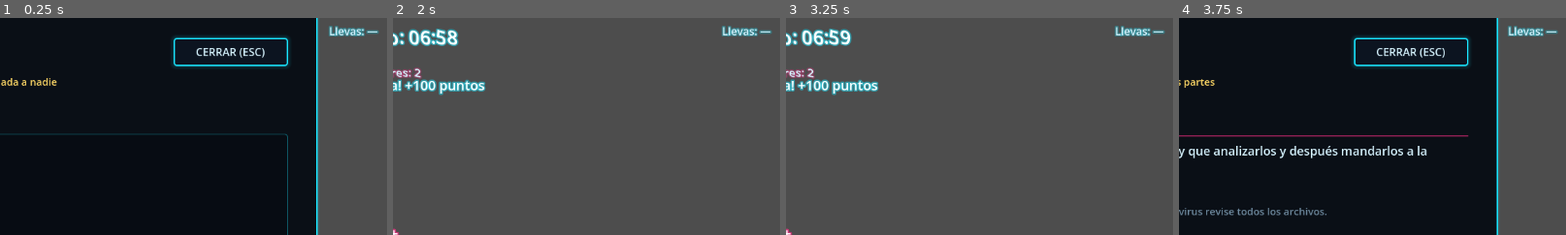
Above: before the commit, frames 1-4 (left to right).
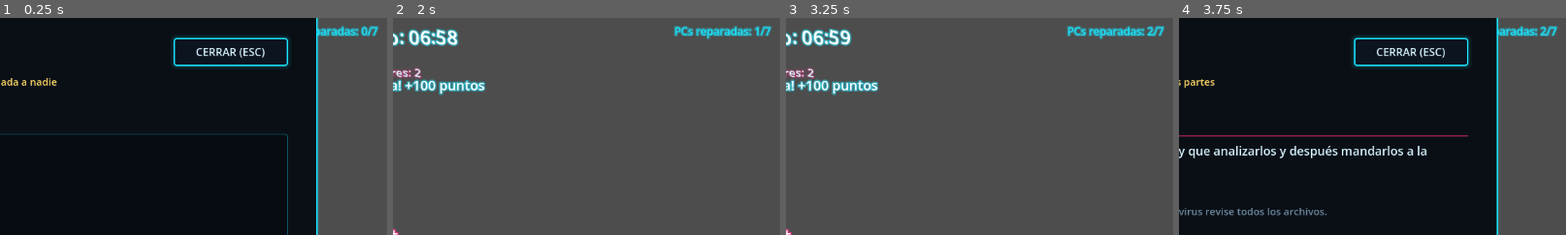
Above: after the commit, the same moments.

Repository: santiago9seijas-bit/juego-3-dtecnico
Game: Godot game, scene res://tests/test_software.tscn
The game is run twice, just before and just after one commit, with the same random seed, the same clock (stepped at 60 frames per second) and the same inputs. This scene is started directly instead of the project's main scene.
Inputs (mouse positions are % of the whole screen's width and height, from its top left):
- Up to frame 1 (0.25 s): no input
- Up to frame 2 (2 s): click "CERRAR (ESC)" at 0.5 s; tap Enter at 1.25 s; move the mouse to (72, 45) at 1.27 s; hold D (move_right) from 1.28 s (still down); hold E (interact) from 1.28 s (still down); click (72, 45) at 1.42 s; tap Space at 1.52 s
- Up to frame 3 (3.25 s): move the mouse to (45, 50) at 2.02 s; release D (move_right) at 2.03 s; release E (interact) at 2.03 s; hold W (move_forward) 2.03-2.78 s; tap 1 at 2.1 s; tap Space at 2.27, 2.75 s; move the mouse to (60, 28) at 2.77 s; hold D (move_right) from 2.78 s (still down); tap 2 at 2.85 s
- Up to frame 4 (3.75 s): tap Enter at 3.5 s; move the mouse to (49, 52) at 3.52 s; release D (move_right) at 3.53 s; hold W (move_forward) from 3.53 s (still down); tap E (interact) at 3.6 s; click (49, 52) at 3.67 s
The pictures show only the part of the screen within x 50-100%, y 1-51%; the shares and areas given below are measured in that part.

The runs differ from the first frame. In frame 1, 0.6% of the frame differs, in the area x 81-98%, y 3-9%; in frame 2, 0.9%, in the area x 72-98%, y 3-10%; in frame 3, 0.9%; in frame 4, 0.6%.

Commit message:
Software: ventanas que se cierran al terminar y marcador de PCs reparadas
- `close_all_menus()`: al agotarse el tiempo, al salir del tutorial y al
  arrancar un nivel se cierra cualquier ventana encima (software,
  minijuego, selector de repuesto y despiece). Antes, si el reloj llegaba
  a cero con la ventana de software abierta, el panel seguía montado
  sobre el resumen final y `is_minigame_open` se quedaba activo.
- `_close_and_repair` ya no anota reparaciones si la partida terminó
  mientras la ventana estaba abierta (el resumen ya está pintado).
- El rótulo de la mochila pasa a MARCADOR de la sala en el mundo de
  software: "PCs reparadas: 3/7" (y aviso de tutorial en las prácticas).
  Se refresca con cada `task_completed`, así el último reparo se ve
  aunque el nivel pase a terminado en ese mismo instante.
- Tests: `close_all_menus` y el marcador 1/7 y 7/7. 8/8 en verde.

Diff:
--- a/scenes/ui/hud.gd
+++ b/scenes/ui/hud.gd
@@ -69,8 +69,14 @@
 func _ready() -> void:
 	Game.hud = self
 	Game.game_started.connect(_on_game_started)
+	Game.game_finished.connect(close_all_menus)
+	Game.tutorial_exited.connect(close_all_menus)
+	Game.tutorial_finished.connect(close_all_menus)
 	Game.tutorial_finished.connect(_on_tutorial_finished)
 	Game.tutorial_exited.connect(_on_tutorial_exited)
+	# El marcador de PCs se refresca al instante (el último reparo ocurre
+	# justo cuando el nivel pasa a terminado y _process ya no pinta nada).
+	Game.task_completed.connect(_on_task_progress)
 	minigame.repaired.connect(_on_repair)
 	prompt_label.visible = false
 	message_label.visible = false
@@ -221,13 +227,20 @@
 # Inventario: avisa claramente cuándo llevas una pieza dañada (rojo
 # neón + ⚠) para que la vayas a botar a la papelera.
 func _show_carried() -> void:
-	# Mundo de software: no hay mochila ni piezas, así que no se recalcula
-	# nada y el rótulo se queda fijo en "—" (sin cadenas nuevas por frame).
+	# Mundo de software: aquí no hay mochila, así que el rótulo pasa a ser
+	# el MARCADOR de la sala (X de 7 PCs listas). En tutorial no se anota
+	# nada, así que se avisa de que es práctica libre. De paso no se
+	# recalcula inventario en cada frame.
 	if Game.uses_software_room():
-		if _last_carried_text != "Llevas: —":
-			_last_carried_text = "Llevas: —"
-			carried_label.text = "Llevas: —"
-			carried_label.add_theme_color_override("font_color", UiStyle.TEXT)
+		var sw_text := "TUTORIAL · sin cronómetro y sin penalizaciones"
+		var sw_color := UiStyle.CYAN_SOFT
+		if not Game.tutorial_mode:
+			sw_text = "PCs reparadas: %d/%d" % [Game.repaired.size(), Game.task_count]
+			sw_color = Color(0.3, 1.0, 0.5) if Game.repaired.size() >= Game.task_count else UiStyle.CYAN
+		if sw_text != _last_carried_text:
+			_last_carried_text = sw_text
+			carried_label.text = sw_text
+			carried_label.add_theme_color_override("font_color", sw_color)
 		return
 	var text := "Llevas: —"
 	var damaged := Game.damaged_count()
@@ -328,6 +341,20 @@
 		close_software()
 	elif minigame.visible:
 		close_minigame()
+
+# Cierra TODO de un golpe. Se usa cuando la partida termina (se acabó el
+# tiempo), al salir del tutorial y al arrancar un nivel: si no, la ventana
+# de software seguiría montada sobre el resumen o sobre el menú.
+func close_all_menus() -> void:
+	if removal_panel and removal_panel.visible:
+		_on_removal_cancel()
+	if picker and picker.visible:
+		close_picker()
+	if software_panel and software_panel.visible:
+		close_software()
+	if minigame and minigame.visible:
+		close_minigame()
+	Game.is_minigame_open = false
 
 # ------------------------------------------------------------------
 # MUNDO DE SOFTWARE: ventana con el navegador o el administrador de
@@ -533,6 +560,11 @@
 		return
 	_soft_pc = null
 	close_software()
+	# Si la partida ya terminó (se acabó el tiempo con la ventana abierta),
+	# la ventana se cierra pero NO se anota nada nuevo: el resumen ya está
+	# pintado en pantalla.
+	if Game.state != Game.State.PLAYING:
+		return
 	var id := int(pc.pc_id)
 	Game.mark_repaired(id)
 	if not Game.tutorial_mode:
@@ -564,6 +596,8 @@
 	picker.set_anchors_and_offsets_preset(Control.PRESET_CENTER)
 
 func _on_game_started() -> void:
+	# Arranca un nivel nuevo: no puede heredar ninguna ventana abierta.
+	close_all_menus()
 	_last_carried_text = ""
 	_last_timer_secs = -1
 	_last_score = -1
@@ -576,6 +610,11 @@
 	# vive ahora en el menú de la sección (ficha de la derecha).
 
 func _on_repair(_pc_id: int) -> void:
+	_show_carried()
+
+# Cada PC reparada refresca el marcador de la sala (se llama también con
+# la última, justo antes de que el nivel pase a terminado).
+func _on_task_progress(_pc_id: int) -> void:
 	_show_carried()
 
 # ------------------------------------------------------------------
--- a/tests/test_software.gd
+++ b/tests/test_software.gd
@@ -112,7 +112,9 @@
 	_check(hud.software_pendrive.text.contains("NVIDIA"), "…nombra los archivos que faltan")
 	_check(hud.software_pendrive.text.contains("ve a la PC de INTERNET"),
 		"y dice dónde bajarlos")
-	hud.close_software()
+	hud.close_all_menus()
+	_check(not hud.software_panel.visible, "close_all_menus cierra la ventana de golpe")
+	_check(not Game.is_minigame_open, "…y devuelve el control al jugador")
 	pc_preview.free()
 
 	# ---- PC 1 · INTERNET (navegador con descargas) ------------------
@@ -165,6 +167,8 @@
 	await get_tree().create_timer(1.2).timeout
 	_check(hud.software_panel.visible == false, "la ventana se sola al terminar")
 	_check(1 in Game.repaired, "con las descargas se repara la PC 1")
+	_check(hud.carried_label.text.contains("PCs reparadas: 1/7"),
+		"el rótulo de la mochila pasa a MARCADOR de la sala")
 	pc1.free()
 
 	# ---- PC 2 · CONTROLADORES (por sección de fabricante) -----------
@@ -349,6 +353,7 @@
 	await get_tree().create_timer(1.2).timeout
 	_check(7 in Game.repaired, "con la PC sin anuncios se repara la PC 7")
 	_check(Game.repaired.size() == 7, "las 7 PCs del mundo de software quedan reparadas")
+	_check(hud.carried_label.text.contains("PCs reparadas: 7/7"), "…y el marcador de la sala llega a 7/7")
 	_check(Game.state == Game.State.DONE, "y el nivel se cierra")
 	pc7.free()
 
